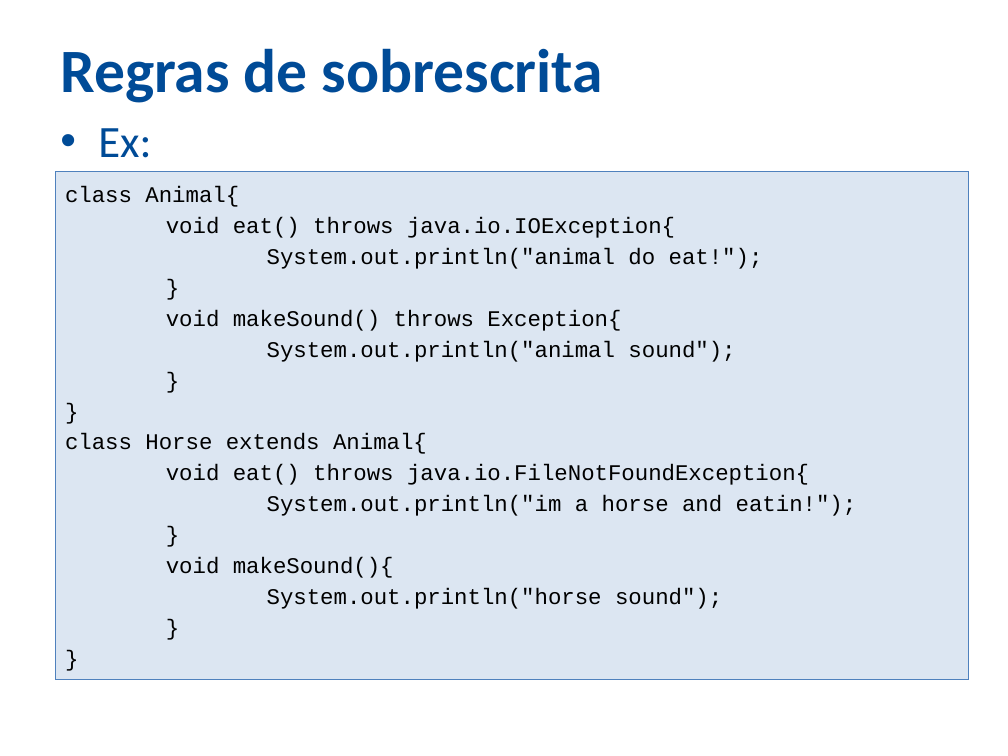
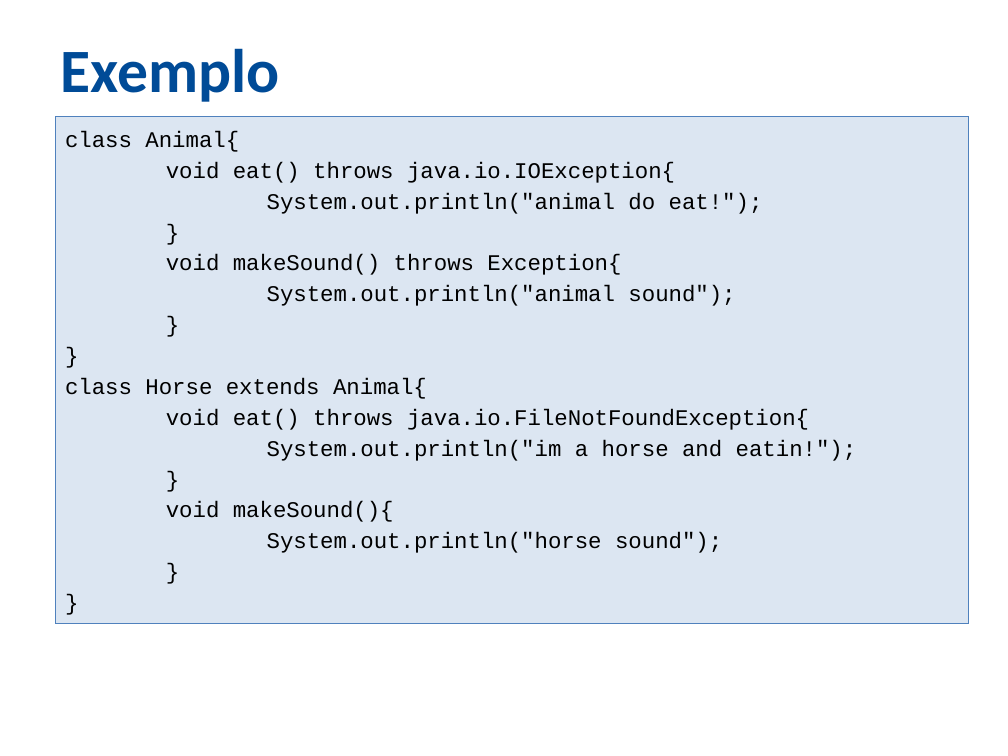
Before and after one commit to ozieljose/java6cert, a slide deck: slide 25 of slides/9-OO.pptx (slide 26 before the commit). Drawn at 1008x756 pixels with LibreOffice and Linux fonts; fonts in the diff are those of the drawing; background and template pictures are left out. Boxes give left, top, right and bottom in pixels: in the first picture for what was removed or moved away, otherwise in the second. Text is boxed around its words. In the diff, an @@ line names an element or a change of style, - is before the commit and + after.

```diff
--- a/slides/9-OO.pptx
+++ b/slides/9-OO.pptx
@@ title at (x1=60, y1=48, x2=279, y2=102): text changed @@
-Regras de sobrescrita
+Exemplo
@@ rectangle "class Animal{" moved from (x1=55, y1=171, x2=969, y2=679) to (x1=55, y1=116, x2=969, y2=624) @@
@@ text removed at (x1=98, y1=128, x2=151, y2=158) @@
-• Ex:
```
Also in this commit, not shown: 27 other slides changed, 1 slide removed, 4 other files.
